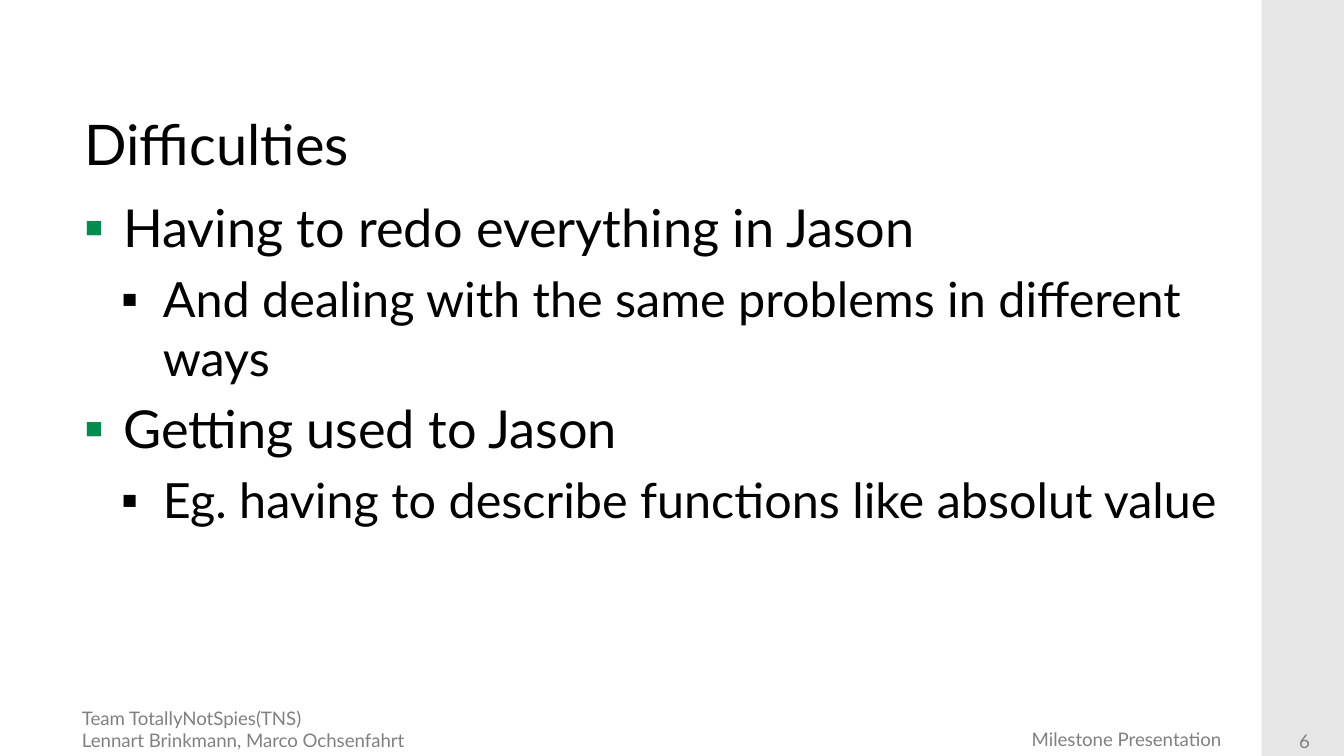
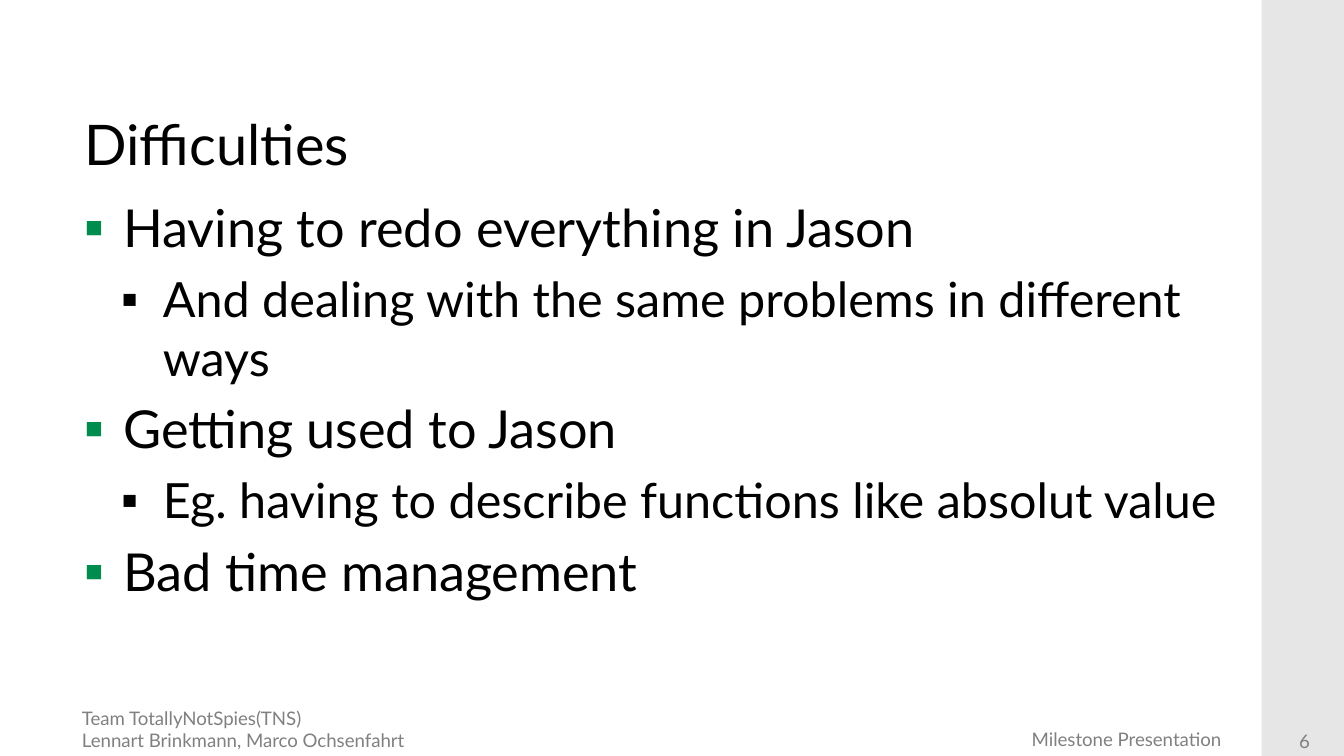
Before and after one commit to DieMango/PiB_Bri_Och, a slide deck: slide 6 of Milestone2 Presentation.pptx. Drawn at 1344x756 pixels with LibreOffice and Linux fonts; fonts in the diff are those of the drawing; background and template pictures are left out. Boxes give left, top, right and bottom in pixels: in the first picture for what was removed or moved away, otherwise in the second. Text is boxed around its words. In the diff, an @@ line names an element or a change of style, - is before the commit and + after.

Commit message:
Add files via upload
fixed an typo

```diff
--- a/Milestone2 Presentation.pptx
+++ b/Milestone2 Presentation.pptx
@@ text at [123,552,637,601]: paragraph added @@
+▪ Bad time management
```
